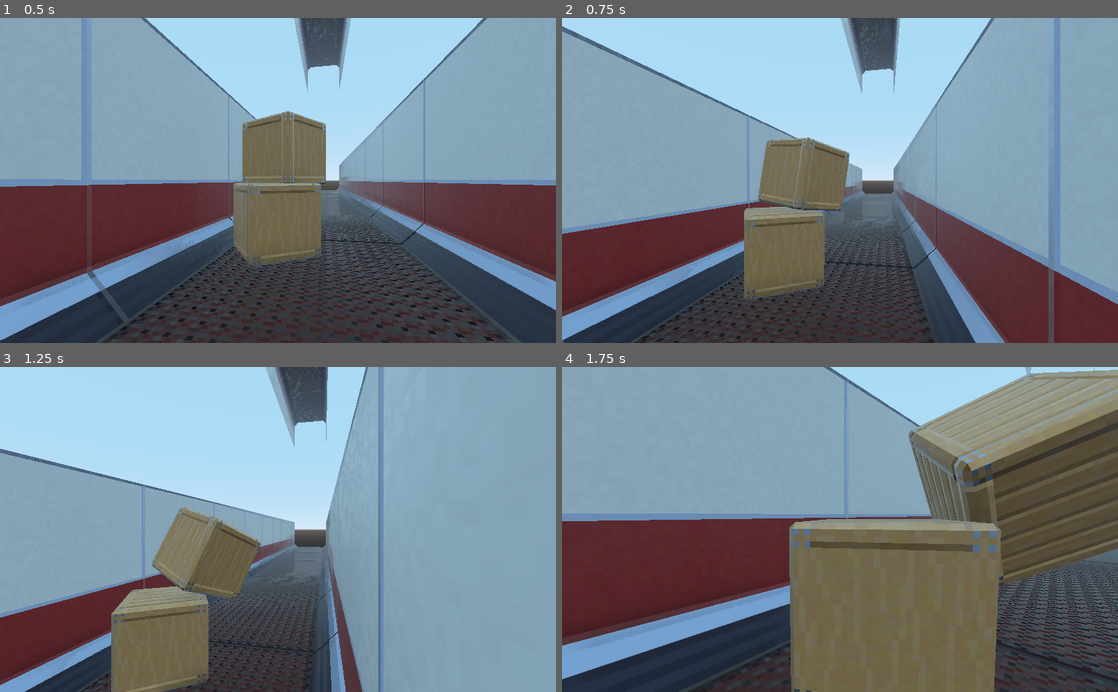
Above: before the commit, frames 1-4 (two rows, left to right).
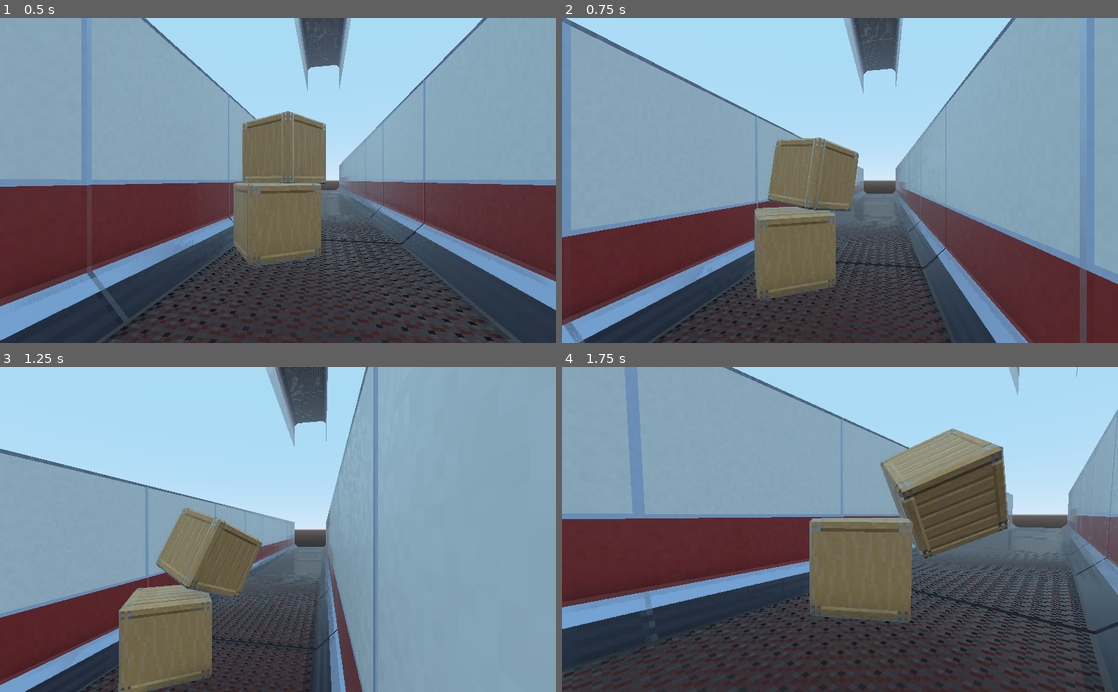
Above: after the commit, the same moments.

Repository: Naronco/JingleJam2020
Game: Godot game, scene res://main.tscn
The game is run twice, just before and just after one commit, with the same random seed, the same clock (stepped at 60 frames per second) and the same inputs.
Inputs (mouse positions are in pixels of both pictures, inside the frame that each line leads up to):
- Up to frame 1 (0.5 s): no input
- Up to frame 2 (0.75 s): move the mouse to (962, 164) at 0.52 s; hold D (movement_right) from 0.53 s (still down); tap Space (movement_jump) at 0.6 s; click (962, 164) at 0.67 s
- Up to frame 3 (1.25 s): keep holding D (movement_right); tap Space (movement_jump) at 0.77, 1.07 s
- Up to frame 4 (1.75 s): move the mouse to (812, 529) at 1.27 s; release D (movement_right) at 1.28 s; hold W (movement_forward) from 1.28 s (still down); tap Space (movement_jump) at 1.35, 1.52 s

Frame 1 is identical in both runs. In frame 2, 17% of the frame differs, in the area x 0-100%, y 0-100%; in frame 3, 5.8%; in frame 4, 50%.

Commit message:
improve player phys

Diff:
--- a/Player.gd
+++ b/Player.gd
@@ -11,6 +11,9 @@
 
 var PLAYER_GRAVITY = Vector3(0, -9.8, 0)
 
+const ACCEL = 16
+const DEACCEL = 32
+
 var SLERP_TIME = 0.5 # in seconds
 var lastBasis
 var basisSlerping = false
@@ -18,6 +21,7 @@
 var targetBasis
 
 var velocity = Vector3(0, 0, 0)
+var velocityBeforeJump = Vector3()
 
 var rotationHelper
 var camera
@@ -123,16 +127,40 @@
 	walkingDir -= up.dot(walkingDir) * up
 	walkingDir = walkingDir.normalized()
 
-	var target = walkingSpeed * walkingDir
-	# target is perpendicular to gravity
+	if is_on_floor():
+		# target is perpendicular to gravity
+		var target = walkingSpeed * walkingDir
+		# Walk regularly
+		# Set velocity into walking dir, but leave component along gravity untouched.
 
-	# Set velocity into walking dir, but leave component along gravity untouched.
-	velocity = velocity.dot(up) * up + target
+		var upVel = velocity.dot(up) * up
+		var planeVel = velocity - upVel
+
+		var accel
+		if walkingDir.dot(planeVel) > 0:
+			accel = ACCEL
+		else:
+			accel = DEACCEL
+
+		planeVel = planeVel.linear_interpolate(target, accel * delta)
+		velocity = planeVel + upVel
+	else:
+		var airAccel = 10
+		var airFrictionCoeff = 2
+		# Treat movement input from user as force change, not as velocity, when not on floor
+		var upVel = velocity.dot(up) * up
+		var planeVel = velocity - upVel
+		velocity = upVel + (planeVel - airFrictionCoeff * planeVel * delta + walkingDir * delta * airAccel)
+
 	velocity += PLAYER_GRAVITY * delta
 
 	if is_on_floor():
+		velocityBeforeJump = Vector3()
+
 		if Input.is_action_just_pressed('movement_jump'):
-			velocity = up * jumpVel + (velocity - velocity.dot(up) * up)
+			var velInPlane = (velocity - velocity.dot(up) * up)
+			velocityBeforeJump = velInPlane
+			velocity = up * jumpVel + velInPlane
 
 	velocity = move_and_slide(velocity, up)
 
